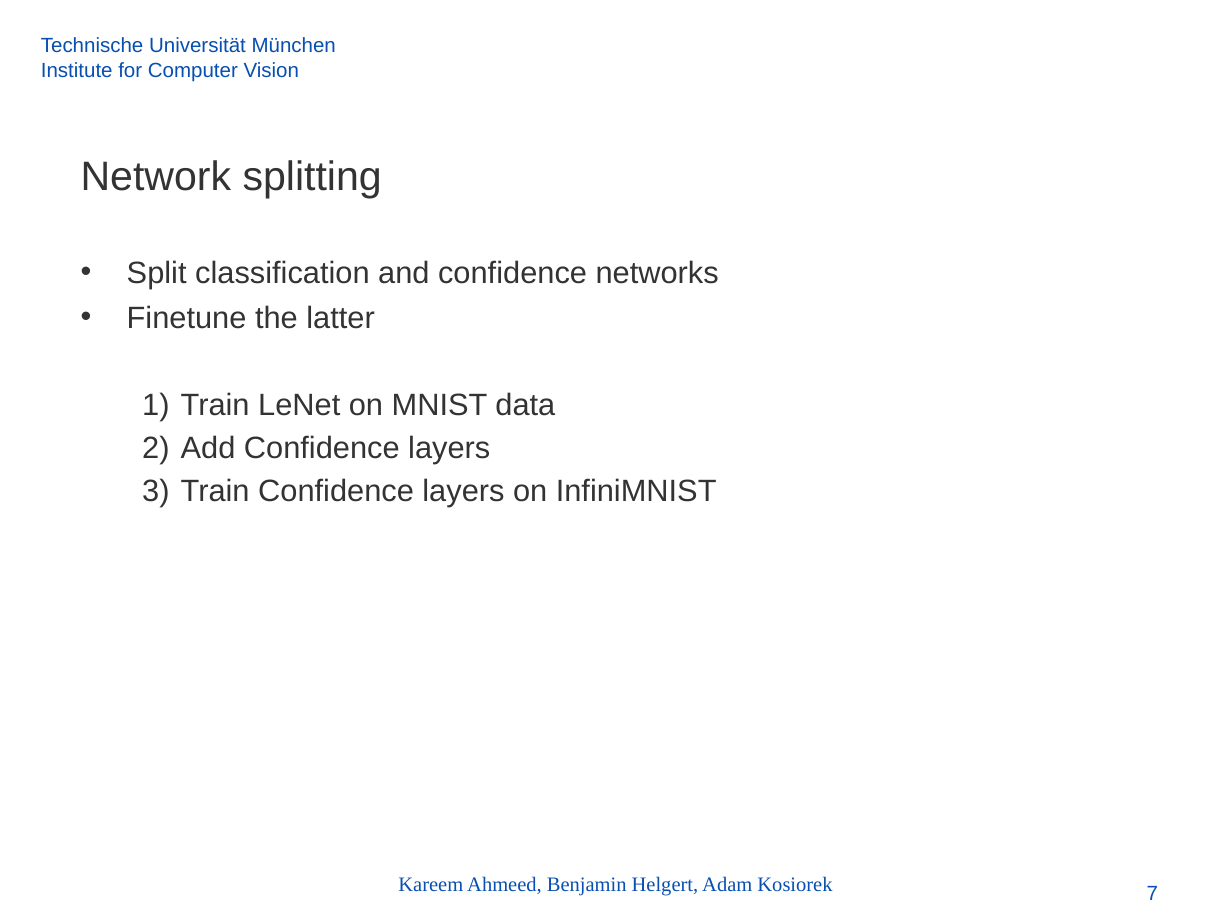
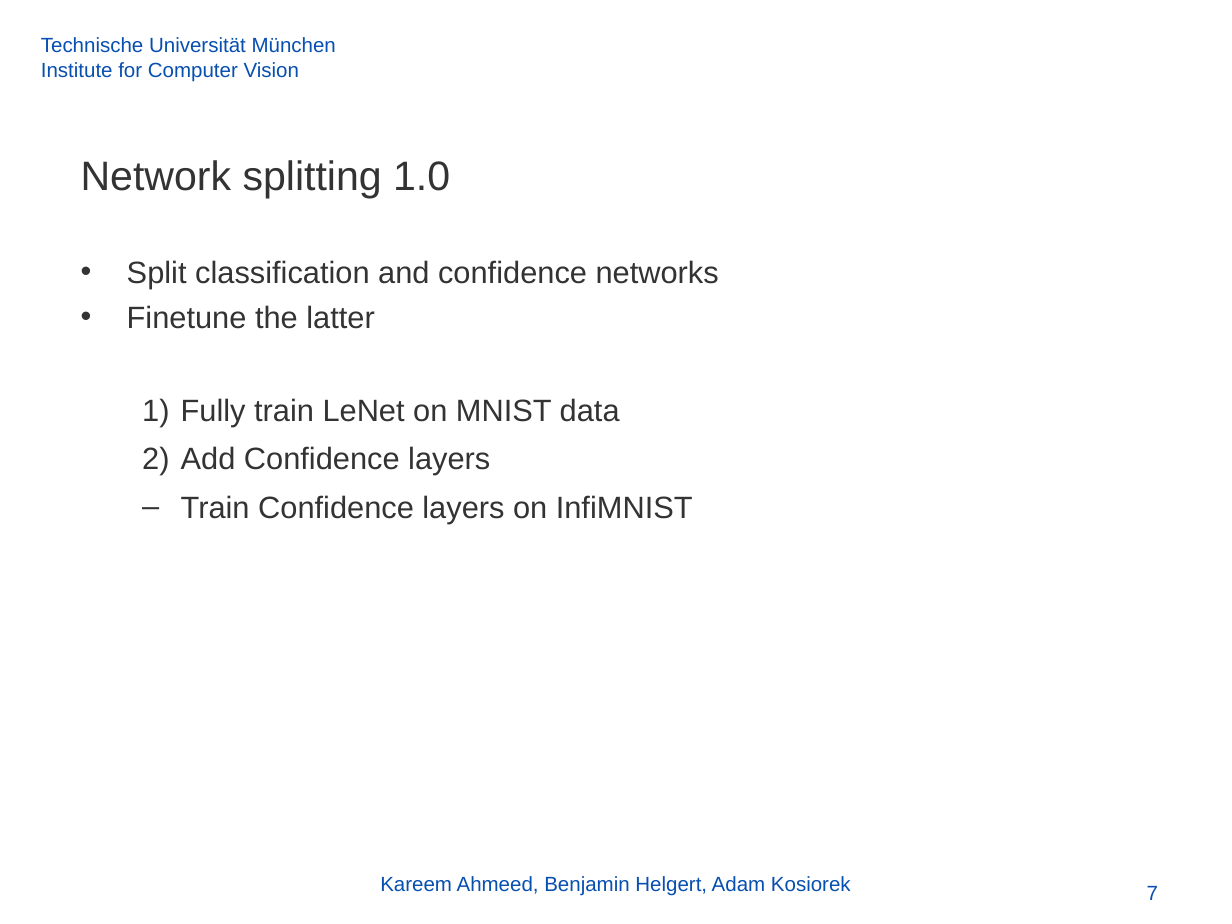
Before and after one commit to akosiorek/uncertainty, a slide deck: slide 7 of models/mlfcv.odp. Drawn at 1232x924 pixels with LibreOffice and Linux fonts; fonts in the diff are those of the drawing; background and template pictures are left out. Boxes give left, top, right and bottom in pixels: in the first picture for what was removed or moved away, otherwise in the second. Text is boxed around its words. In the diff, an @@ line names an element or a change of style, - is before the commit and + after.

```diff
--- a/models/mlfcv.odp
+++ b/models/mlfcv.odp
@@ title at [81, 160, 450, 199]: text changed @@
-Network splitting
+Network splitting 1.0
@@ text at [181, 398, 620, 426]: text changed @@
-  1) Train LeNet on MNIST data
+  1) Fully train LeNet on MNIST data
@@ text at [181, 446, 490, 475]: line spacing 1 to 1.15 @@
@@ text at [181, 495, 693, 523]: text changed @@
-  3) Train Confidence layers on InfiniMNIST
+  – Train Confidence layers on InfiMNIST
@@ text "Kareem Ahmeed, Benjamin Helgert, Adam ..." at [380, 876, 851, 896]: font Times New Roman to Arial @@
```
Also in this commit, not shown: 12 other slides changed, 2 slides added.
